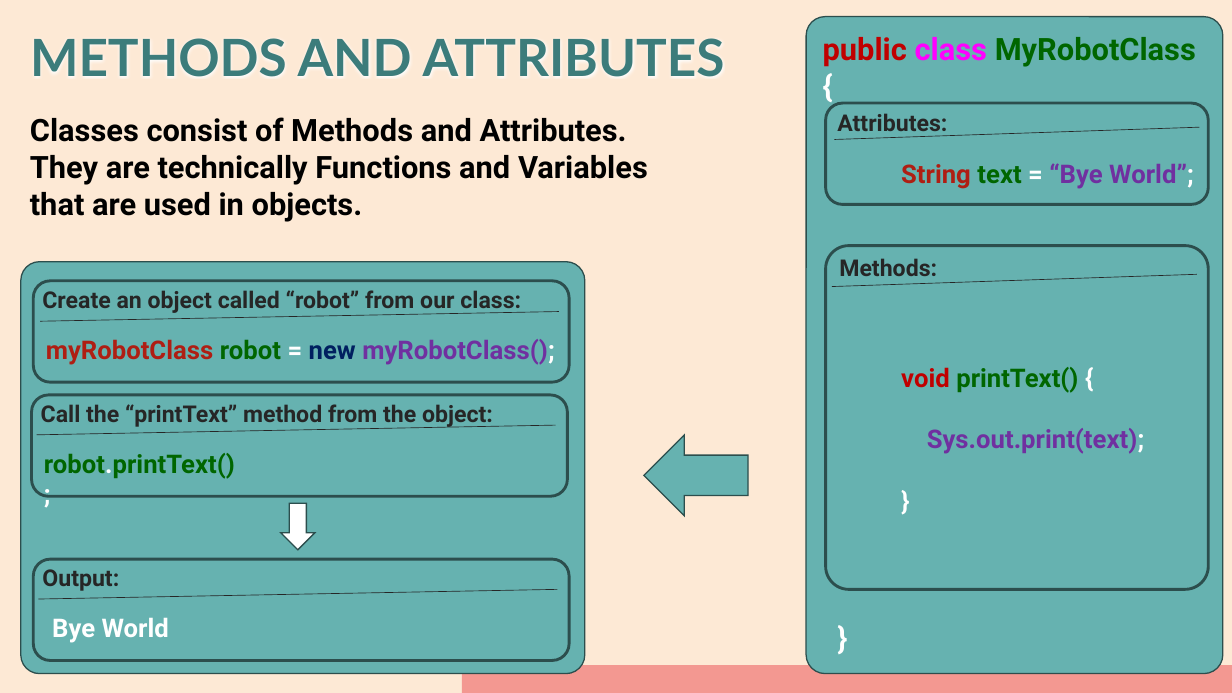
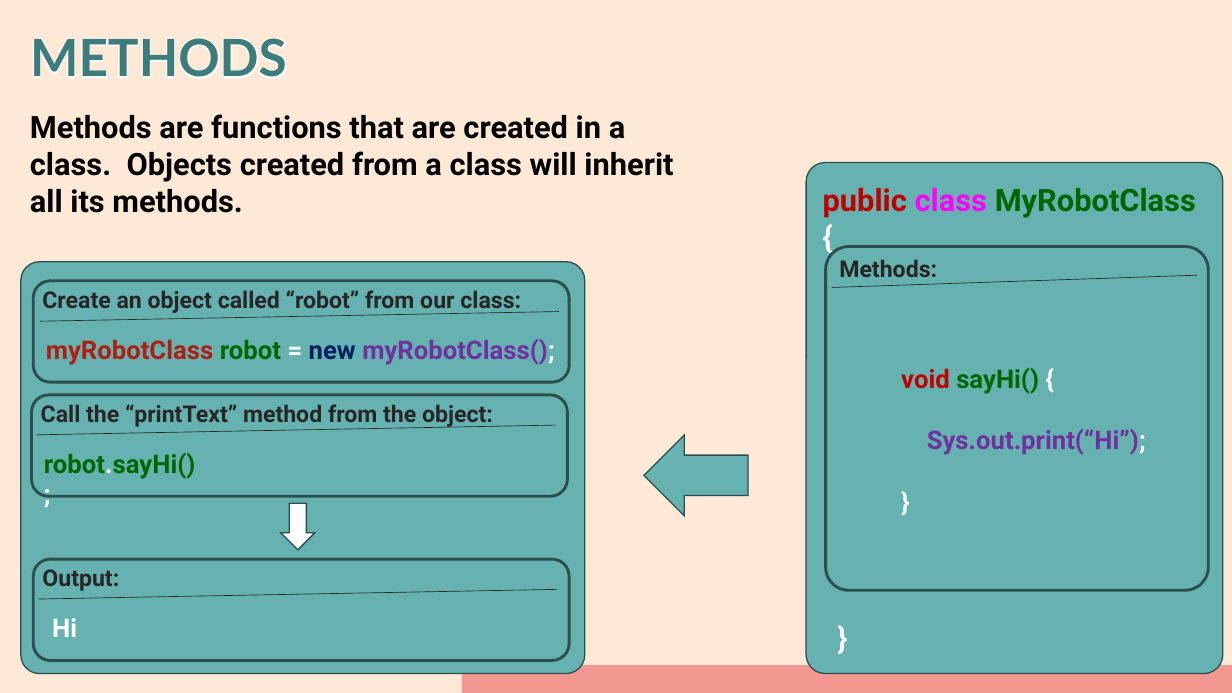
Before and after one commit to AlmightyHairball/RobotJavaClass2024, a slide deck: slide 6 of Presentation/Part-2.pptx (slide 5 before the commit). Drawn at 1232x693 pixels with LibreOffice and Linux fonts; fonts in the diff are those of the drawing. Boxes give left, top, right and bottom in pixels: in the first picture for what was removed or moved away, otherwise in the second. Text is boxed around its words. In the diff, an @@ line names an element or a change of style, - is before the commit and + after.

Commit message:
Split up the Methods and Attributes into seperate slides.  Also added another slide to further explain classes and objects.

```diff
--- a/Presentation/Part-2.pptx
+++ b/Presentation/Part-2.pptx
@@ title at box(30, 38, 287, 77): text changed @@
-METHODS AND ATTRIBUTES
+METHODS
@@ text at box(30, 114, 673, 213): text changed @@
-Classes consist of Methods and Attributes. They are technically Functions and Variables that are used in objects.
+Methods are functions that are created in a class. Objects created from a class will inherit all its methods.
@@ rounded rectangle removed at box(826, 104, 1209, 205) @@
@@ text removed at box(837, 113, 947, 136) @@
-Attributes:
@@ line removed from (835, 140) to (1200, 128) @@
@@ rounded rectangle: place and size @@
-rounded rectangle at box(806, 17, 1223, 674)
+rounded rectangle at box(806, 163, 1223, 674)
@@ text "public class MyRobotClass {": place and size @@
-text "public class MyRobotClass {" at box(823, 37, 1196, 67)
+text "public class MyRobotClass {" at box(823, 188, 1196, 218)
@@ text removed at box(901, 163, 1194, 189) @@
-String text = “Bye World”;
@@ text at box(901, 368, 1146, 455): text changed @@
-void printText() {
-Sys.out.print(text);
+void sayHi() {
+Sys.out.print(“Hi”);
@@ text at box(44, 453, 195, 479): text changed @@
-robot.printText();
+robot.sayHi();
@@ text at box(52, 618, 77, 637): text changed @@
-Bye World
+Hi
```
Also in this commit, not shown: 1 other slide changed, 2 slides added, 1 other file.
